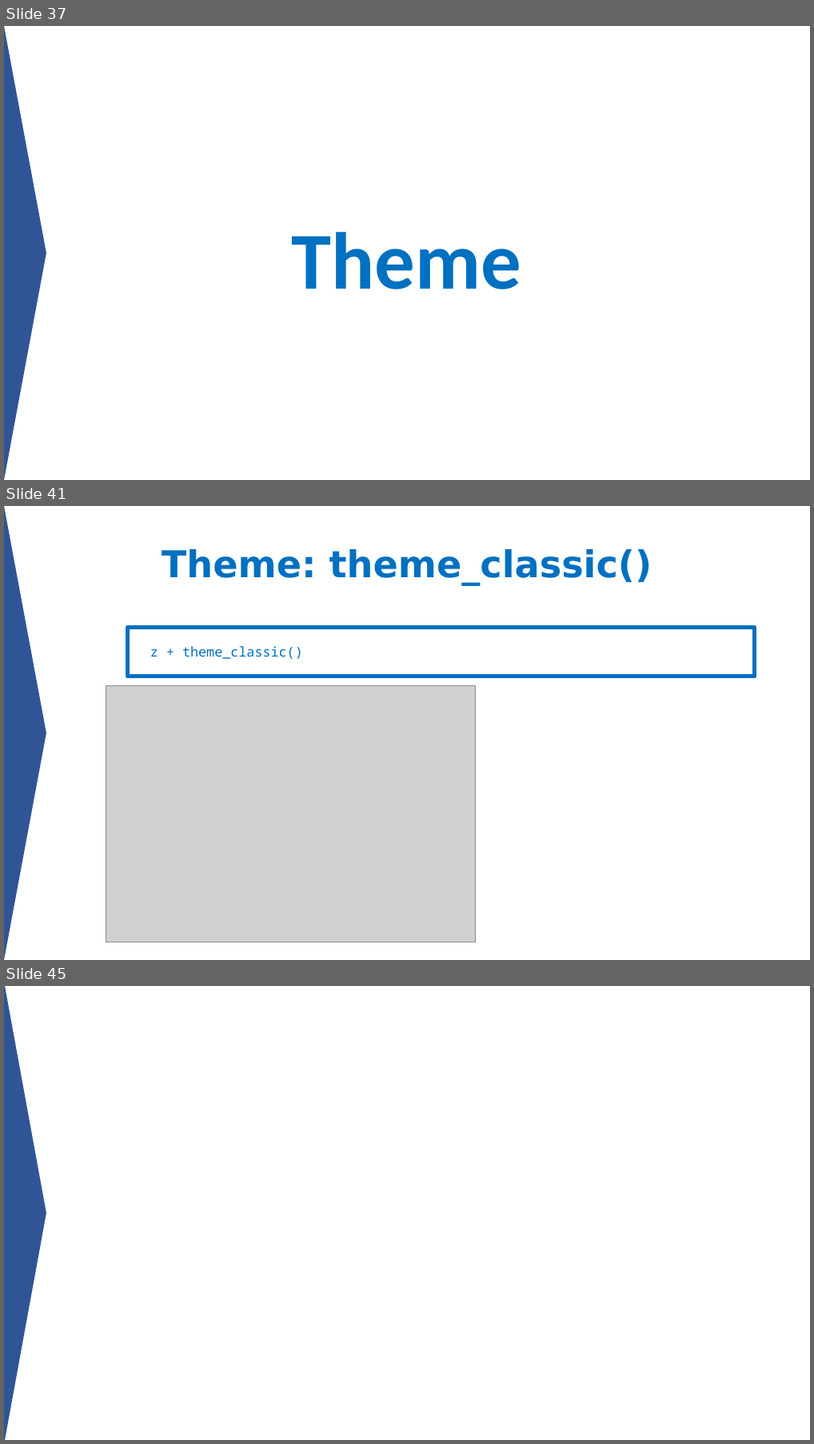
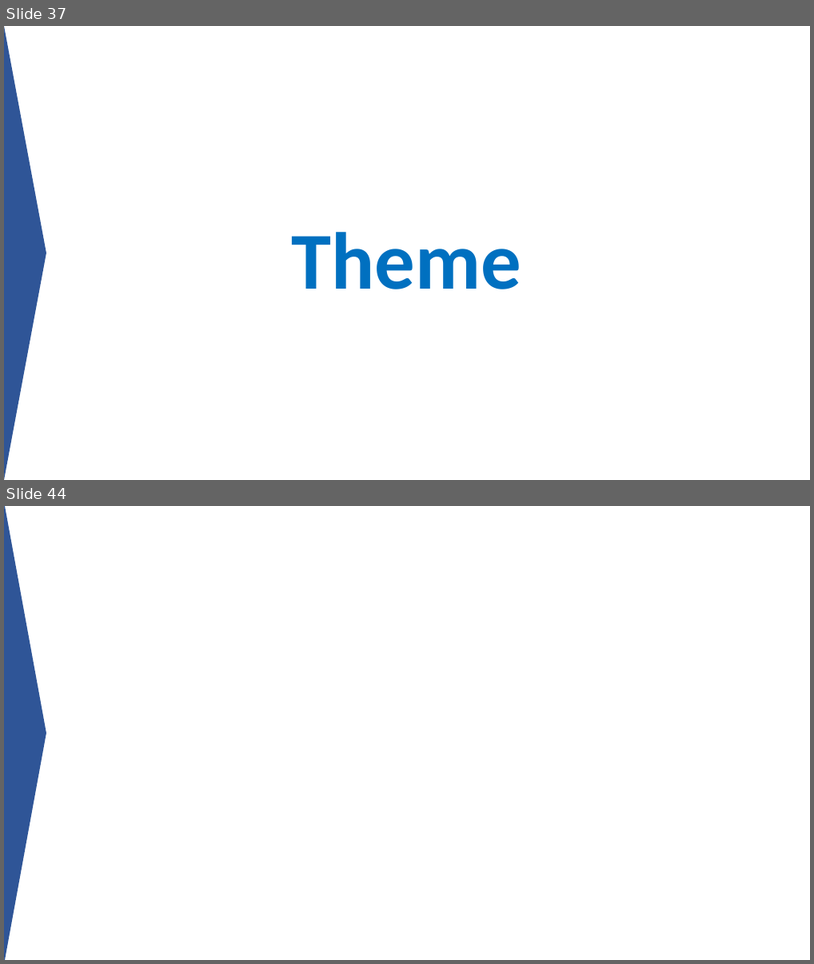
Before and after one commit to aephidayatuloh/DataViz-Introggplot2, a slide deck: Data Visualization - Simply but Beauty ggplot2.pptx. Shown one above the other, each under a label of ours: slides 37, 41 and 45 before the commit, slides 37 and 44 after it; the slides between them are not shown. The pictures are 814x1444 and 814x964 pixels, drawn with LibreOffice and Linux fonts; fonts in the diff are those of the drawing; grey boxes stand for pictures. Boxes give left, top, right and bottom in pixels: in the first picture for what was removed or moved away, otherwise in the second. Text is boxed around its words. In the diff, an @@ line names an element or a change of style, - is before the commit and + after.

```diff
--- a/Data Visualization - Simply but Beauty ggplot2.pptx
+++ b/Data Visualization - Simply but Beauty ggplot2.pptx
@@ slide 41 removed at bbox=[4, 506, 810, 960], background #FFFFFF; not listed: 1 template element that a slide beside it also shows @@
@@ title removed at bbox=[162, 549, 652, 585] @@
-Theme: theme_classic()
@@ rectangle removed at bbox=[127, 628, 754, 676] @@
-      z + theme_classic()
@@ picture removed at bbox=[106, 686, 475, 942] @@
@@ what was slide 45 is now slide 44 @@
```
Also in this commit, not shown: 32 slides changed, 1 slide added, 1 other slide removed.
